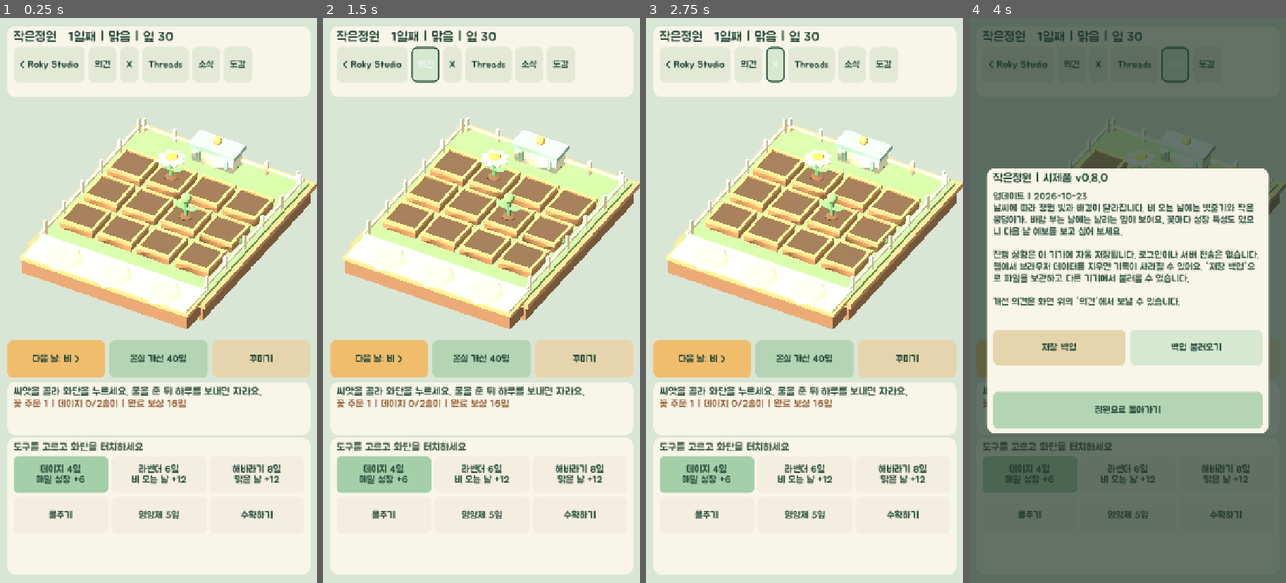
Above: before the commit, frames 1-4 (left to right).
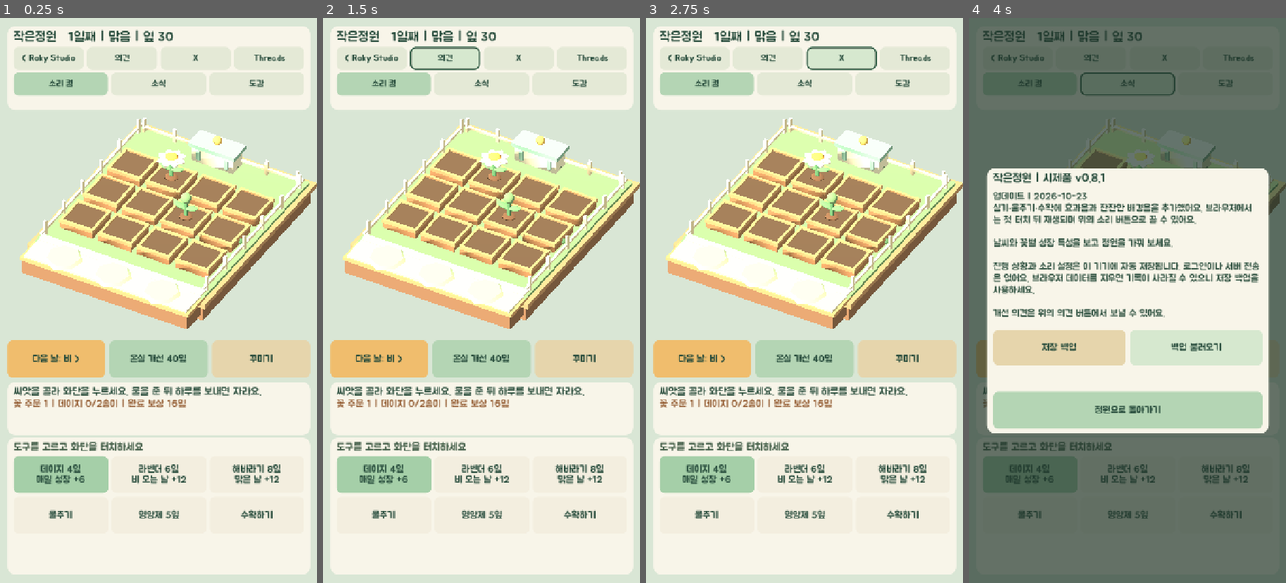
Above: after the commit, the same moments.

Repository: mcroky/small-garden
Game: Godot game, scene res://scenes/main.tscn
The game is run twice, just before and just after one commit, with the same random seed, the same clock (stepped at 60 frames per second) and the same inputs.
Inputs:
- Up to frame 1 (0.25 s): no input
- Up to frame 2 (1.5 s): click "< Roky Studio" at 0.5 s; click "의견" at 1.25 s
- Up to frame 3 (2.75 s): click "X" at 2 s
- Up to frame 4 (4 s): click "Threads" at 2.75 s; click "소식" at 3.5 s

The runs differ from the first frame. In frame 1, 4.1% of the frame differs, in the area x 2-98%, y 6-17%; in frame 2, 4.4%; in frame 3, 4.5%; in frame 4, 7.5%, in the area x 6-92%, y 5-53%.

Commit message:
Add garden music and action sounds

Diff:
--- a/scripts/main.gd
+++ b/scripts/main.gd
@@ -1,6 +1,15 @@
 extends Node3D
 
 const UI_FONT: FontFile = preload("res://assets/fonts/Jua-Regular.ttf")
+const MUSIC_STREAM: AudioStreamWAV = preload("res://assets/audio/garden_loop.wav")
+const SOUND_SELECT: AudioStreamWAV = preload("res://assets/audio/select.wav")
+const SOUND_PLANT: AudioStreamWAV = preload("res://assets/audio/plant.wav")
+const SOUND_WATER: AudioStreamWAV = preload("res://assets/audio/water.wav")
+const SOUND_FERTILIZE: AudioStreamWAV = preload("res://assets/audio/fertilize.wav")
+const SOUND_HARVEST: AudioStreamWAV = preload("res://assets/audio/harvest.wav")
+const SOUND_DAY: AudioStreamWAV = preload("res://assets/audio/new_day.wav")
+const SOUND_UPGRADE: AudioStreamWAV = preload("res://assets/audio/upgrade.wav")
+const SOUND_DECORATE: AudioStreamWAV = preload("res://assets/audio/decorate.wav")
 const SAVE_PATH := "user://garden_save.json"
 const SAVE_VERSION := 4
 const PLOT_COUNT := 12
@@ -49,6 +58,11 @@
 var decorations: Array = []
 var selected_tool := "daisy"
 var selected_plot := -1
+var sound_enabled := true
+var music_player: AudioStreamPlayer
+var sound_players: Array[AudioStreamPlayer] = []
+var next_sound_player := 0
+var audio_unlocked := false
 
 var camera: Camera3D
 var weather_environment: Environment
@@ -75,6 +89,7 @@
 var upgrade_button: Button
 var decorate_button: Button
 var header_label: Label
+var sound_button: Button
 var detail_label: Label
 var order_label: Label
 var message_label: Label
@@ -93,6 +108,7 @@
 
 func _ready() -> void:
 	_load_game()
+	_build_audio()
 	_build_world()
 	_apply_weather_visuals()
 	_build_ui()
@@ -103,6 +119,50 @@
 	get_viewport().size_changed.connect(_layout_ui)
 	_layout_ui()
 	call_deferred("_layout_ui")
+
+
+func _build_audio() -> void:
+	music_player = AudioStreamPlayer.new()
+	var music_wav := MUSIC_STREAM.duplicate() as AudioStreamWAV
+	music_wav.loop_mode = AudioStreamWAV.LOOP_FORWARD
+	music_wav.loop_begin = 0
+	music_wav.loop_end = int(music_wav.get_length() * music_wav.mix_rate)
+	music_player.stream = music_wav
+	music_player.volume_db = -8.0
+	add_child(music_player)
+	for i in range(4):
+		var player := AudioStreamPlayer.new()
+		player.volume_db = -7.0
+		add_child(player)
+		sound_players.append(player)
+
+
+func _play_sound(stream: AudioStream) -> void:
+	if not sound_enabled:
+		return
+	if not audio_unlocked:
+		audio_unlocked = true
+		music_player.play()
+	var player := sound_players[next_sound_player]
+	next_sound_player = (next_sound_player + 1) % sound_players.size()
+	player.stream = stream
+	player.play()
+
+
+func _toggle_sound() -> void:
+	sound_enabled = not sound_enabled
+	if sound_enabled:
+		audio_unlocked = false
+		_play_sound(SOUND_SELECT)
+		_message("소리를 켰어요.")
+	else:
+		music_player.stop()
+		for player in sound_players:
+			player.stop()
+		audio_unlocked = false
+		_message("소리를 껐어요.")
+	_refresh_ui()
+	_save_game()
 
 
 func _build_world() -> void:
@@ -465,10 +525,21 @@
 	_link_button(links, "의견", FEEDBACK_URL)
 	_link_button(links, "X", X_URL)
 	_link_button(links, "Threads", THREADS_URL)
-	var info := _button(links, "소식", "#e4e9d6")
+	var menu := HBoxContainer.new()
+	menu.add_theme_constant_override("separation", 8)
+	top_stack.add_child(menu)
+	sound_button = _button(menu, "소리 켬", "#e4e9d6")
+	sound_button.tooltip_text = "배경음과 효과음 켜기 또는 끄기"
+	sound_button.pressed.connect(_toggle_sound)
+	var info := _button(menu, "소식", "#e4e9d6")
 	info.pressed.connect(_show_info)
-	var journal := _button(links, "도감", "#e4e9d6")
+	var journal := _button(menu, "도감", "#e4e9d6")
 	journal.pressed.connect(_show_journal)
+	for row in [links, menu]:
+		for button in row.get_children():
+			button.custom_minimum_size = Vector2(0, 52)
+			button.add_theme_font_size_override("font_size", 20)
+			button.size_flags_horizontal = Control.SIZE_EXPAND_FILL
 
 	action_row = HBoxContainer.new()
 	action_row.add_theme_constant_override("separation", 10)
@@ -523,7 +594,7 @@
 	var modal_stack := VBoxContainer.new()
 	modal_stack.add_theme_constant_override("separation", 14)
 	modal_panel.add_child(modal_stack)
-	modal_title = _label(modal_stack, "작은정원 | 시제품 v0.8.0", 27, "#254a3a")
+	modal_title = _label(modal_stack, "작은정원 | 시제품 v0.8.1", 27, "#254a3a")
 	modal_body = _label(modal_stack, "", 22, "#315342")
 	modal_body.autowrap_mode = TextServer.AUTOWRAP_WORD_SMART
 	shop_grid = GridContainer.new()
@@ -594,6 +665,9 @@
 	button.custom_minimum_size.y = 80
 	button.add_theme_font_size_override("font_size", 22)
 	button.add_theme_color_override("font_color", Color("#254a3a"))
+	button.add_theme_color_override("font_hover_color", Color("#254a3a"))
+	button.add_theme_color_override("font_pressed_color", Color("#254a3a"))
+	button.add_theme_color_override("font_hover_pressed_color", Color("#254a3a"))
 	button.add_theme_color_override("font_focus_color", Color("#254a3a"))
 	button.add_theme_stylebox_override("normal", _style(hex, 12))
 	button.add_theme_stylebox_override("hover", _style("#d6e8cf", 12))
@@ -638,7 +712,7 @@
 		var side_x := width - side_width - 28.0
 		var stack_top := maxf(150.0, (height - 586.0) * 0.5)
 		top_panel.position = Vector2(24, 24)
-		top_panel.size = Vector2(minf(900.0, side_x - 48.0), 160)
+		top_panel.size = Vector2(minf(900.0, side_x - 48.0), 190)
 		detail_panel.position = Vector2(side_x, stack_top)
 		detail_panel.size = Vector2(side_width, 160)
 		action_row.position = Vector2(side_x, stack_top + 176)
@@ -654,7 +728,7 @@
 		var panel_width := minf(width - 32.0, 760.0)
 		var panel_x := (width - panel_width) * 0.5
 		top_panel.position = Vector2(panel_x, 18)
-		top_panel.size = Vector2(panel_width, 160)
+		top_panel.size = Vector2(panel_width, 190)
 		bottom_panel.position = Vector2(panel_x, height - 330)
 		bottom_panel.size = Vector2(panel_width, 310)
 		detail_panel.position = Vector2(panel_x, height - 456)
@@ -710,12 +784,14 @@
 
 
 func _select_tool(tool: String) -> void:
+	_play_sound(SOUND_SELECT)
 	selected_tool = tool
 	message_label.text = "화단을 눌러 %s" % _tool_instruction(tool)
 	_refresh_ui()
 
 
 func _show_decor_shop() -> void:
+	_play_sound(SOUND_SELECT)
 	modal_title.text = "정원 꾸미기"
 	modal_body.text = "화분: 모든 꽃 하루 성장 +4\n벤치: 꽃 수확 보상 +3잎\n등불: 흐림과 바람 날 성장 +8\n\n같은 종류를 여러 개 놓아도 효과는 한 번만 적용돼요. 물건을 골라 빈 자리를 터치하세요. 치우면 비용의 절반을 돌려받습니다."
 	modal_body.add_theme_font_size_override("font_size", 22)
@@ -727,6 +803,7 @@
 
 
 func _choose_decoration(kind: String) -> void:
+	_play_sound(SOUND_SELECT)
 	selected_tool = "decor_" + kind
 	modal.visible = false
 	if kind == "remove":
@@ -745,6 +822,7 @@
 			var refund: int = int(DECORATIONS[placed]["cost"]) / 2
 			leaves += refund
 			decorations[index] = null
+			_play_sound(SOUND_DECORATE)
 			_message("%s을 치우고 잎 %d개를 돌려받았어요." % [DECORATIONS[placed]["name"], refund])
 	elif selected_tool.begins_with("decor_"):
 		var kind := selected_tool.trim_prefix("decor_")
@@ -759,6 +837,7 @@
 			else:
 				leaves -= cost
 				decorations[index] = kind
+				_play_sound(SOUND_DECORATE)
 				_message("%s을 놓았어요!" % DECORATIONS[kind]["name"])
 	else:
 		if placed == null:
@@ -793,6 +872,7 @@
 			else:
 				leaves -= price
 				plants[index] = {"kind": selected_tool, "growth": 0, "water": 0, "fed": false}
+				_play_sound(SOUND_PLANT)
 				_message("%s 씨앗을 심었어요. 물을 주고 하루를 보내세요." % FLOWERS[selected_tool]["name"])
 	elif selected_tool == "water":
 		if plant == null:
@@ -801,6 +881,7 @@
 			_message("흙이 이미 촉촉해요.")
 		else:
 			plant["water"] = _water_capacity()
+			_play_sound(SOUND_WATER)
 			_message("물을 주었어요. %d일 동안 촉촉해요." % _water_capacity())
 	elif selected_tool == "fertilizer":
 		if plant == null:
@@ -812,6 +893,7 @@
 		else:
 			leaves -= 5
 			plant["fed"] = true
+			_play_sound(SOUND_FERTILIZE)
 			_message("영양제를 주었어요. 성장과 수확 보상이 늘어요.")
 	elif selected_tool == "harvest":
 		if plant == null:
@@ -842,6 +924,7 @@
 					order_complete = true
 			leaves += reward
 			plants[index] = null
+			_play_sound(SOUND_HARVEST)
 			if collection_complete and order_complete:
 				_message("%s 도감과 꽃 주문 완료! 잎 %d개를 얻었어요." % [FLOWERS[kind]["name"], reward])
 			elif collection_complete:
@@ -858,6 +941,7 @@
 
 
 func _next_day() -> void:
+	_play_sound(SOUND_DAY)
 	day += 1
 	var weather := _weather_for_day(day)
 	var bloomed := 0
@@ -911,6 +995,7 @@
 		return
 	leaves -= cost
 	greenhouse_level += 1
+	_play_sound(SOUND_UPGRADE)
 	match greenhouse_level:
 		1: _message("온실 1단계! 물 준 꽃이 더 빨리 자라요.")
 		2: _message("온실 2단계! 물주기 효과가 3일 지속돼요.")
@@ -942,6 +1027,8 @@
 
 func _refresh_ui() -> void:
 	header_label.text = "작은정원   %d일째 | %s | 잎 %d" % [day, _weather_for_day(day), leaves]
+	sound_button.text = "소리 켬" if sound_enabled else "소리 끔"
+	sound_button.add_theme_stylebox_override("normal", _style("#b4d5b4" if sound_enabled else "#f3eedf", 12))
 	var order: Dictionary = ORDERS[order_number % ORDERS.size()]
 	order_label.text = "꽃 주문 %d | %s %d/%d송이 | 완료 보상 %d잎" % [order_number + 1, FLOWERS[str(order["kind"])]["name"], order_progress, int(order["count"]), int(order["bonus"])]
 	day_button.text = "다음 날: %s >" % _weather_for_day(day + 1)
@@ -973,9 +1060,10 @@
 
 
 func _show_info() -> void:
-	modal_title.text = "작은정원 | 시제품 v0.8.0"
+	_play_sound(SOUND_SELECT)
+	modal_title.text = "작은정원 | 시제품 v0.8.1"
 	modal_body.add_theme_font_size_override("font_size", 22)
-	modal_body.text = "업데이트 | 2026-10-23\n날씨에 따라 정원 빛과 배경이 달라집니다. 비 오는 날에는 빗줄기와 작은 웅덩이가, 바람 부는 날에는 날리는 잎이 보여요. 꽃마다 성장 특성도 있으니 다음 날 예보를 보고 심어 보세요.\n\n진행 상황은 이 기기에 자동 저장됩니다. 로그인이나 서버 전송은 없습니다. 웹에서 브라우저 데이터를 지우면 기록이 사라질 수 있어요. '저장 백업'으로 파일을 보관하고 다른 기기에서 불러올 수 있습니다.\n\n개선 의견은 화면 위의 '의견'에서 보낼 수 있습니다."
+	modal_body.text = "업데이트 | 2026-10-23\n심기·물주기·수확에 효과음과 잔잔한 배경음을 추가했어요. 브라우저에서는 첫 터치 뒤 재생되며 위의 소리 버튼으로 끌 수 있어요.\n\n날씨와 꽃별 성장 특성을 보고 정원을 가꿔 보세요.\n\n진행 상황과 소리 설정은 이 기기에 자동 저장됩니다. 로그인이나 서버 전송은 없어요. 브라우저 데이터를 지우면 기록이 사라질 수 있으니 저장 백업을 사용하세요.\n\n개선 의견은 위의 의견 버튼에서 보낼 수 있어요."
 	shop_grid.visible = false
 	backup_row.visible = true
 	modal.visible = true
@@ -984,6 +1072,7 @@
 
 
 func _show_journal() -> void:
+	_play_sound(SOUND_SELECT)
 	modal_title.text = "꽃 도감"
 	modal_body.add_theme_font_size_override("font_size", 21)
 	var rows := ["수확한 꽃 | 3송이씩 모아 보세요"]
@@ -1096,6 +1185,7 @@
 
 
 func _open_url(url: String) -> void:
+	_play_sound(SOUND_SELECT)
 	if OS.has_feature("web"):
 		JavaScriptBridge.eval("window.open('%s', '_blank', 'noopener,noreferrer');" % url)
 	else:
@@ -1171,6 +1261,7 @@
 		"harvest_counts": clean_counts,
 		"order_number": clean_order_number,
 		"order_progress": clean_order_progress,
+		"sound_enabled": bool(data.get("sound_enabled", true)),
 		"decorations": clean_decorations,
 		"plants": clean_plants
 	}
@@ -1183,6 +1274,12 @@
 	harvest_counts = data["harvest_counts"]
 	order_number = int(data["order_number"])
 	order_progress = int(data["order_progress"])
+	sound_enabled = bool(data["sound_enabled"])
+	if music_player != null and not sound_enabled:
+		music_player.stop()
+		for player in sound_players:
+			player.stop()
+		audio_unlocked = false
 	decorations = data["decorations"]
 	plants = data["plants"]
 
@@ -1200,6 +1297,7 @@
 		"harvest_counts": harvest_counts,
 		"order_number": order_number,
 		"order_progress": order_progress,
+		"sound_enabled": sound_enabled,
 		"decorations": decorations,
 		"plants": plants
 	}
Not shown, changed: PROJECT_PLAN.md
Not shown, changed: README.md
Not shown, added: assets/audio/decorate.wav
Not shown, added: assets/audio/fertilize.wav
Not shown, added: assets/audio/garden_loop.wav
Not shown, added: assets/audio/harvest.wav
Not shown, added: assets/audio/new_day.wav
Not shown, added: assets/audio/plant.wav
Not shown, added: assets/audio/select.wav
Not shown, added: assets/audio/upgrade.wav
Not shown, added: assets/audio/water.wav
Not shown, changed: docs/index.html
(and 2 more such lines)
